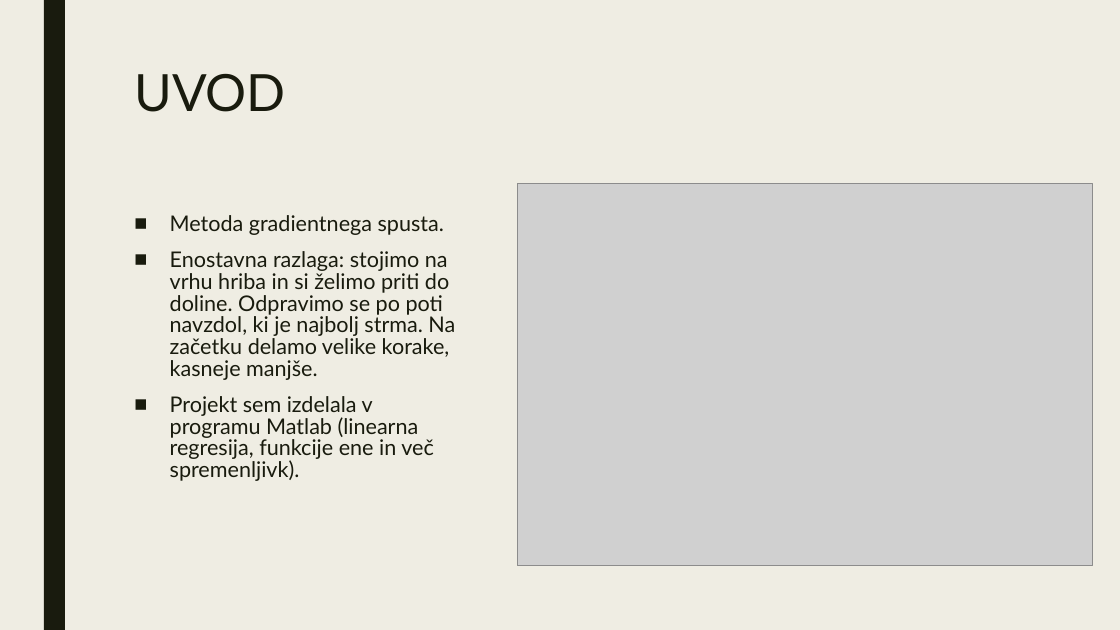
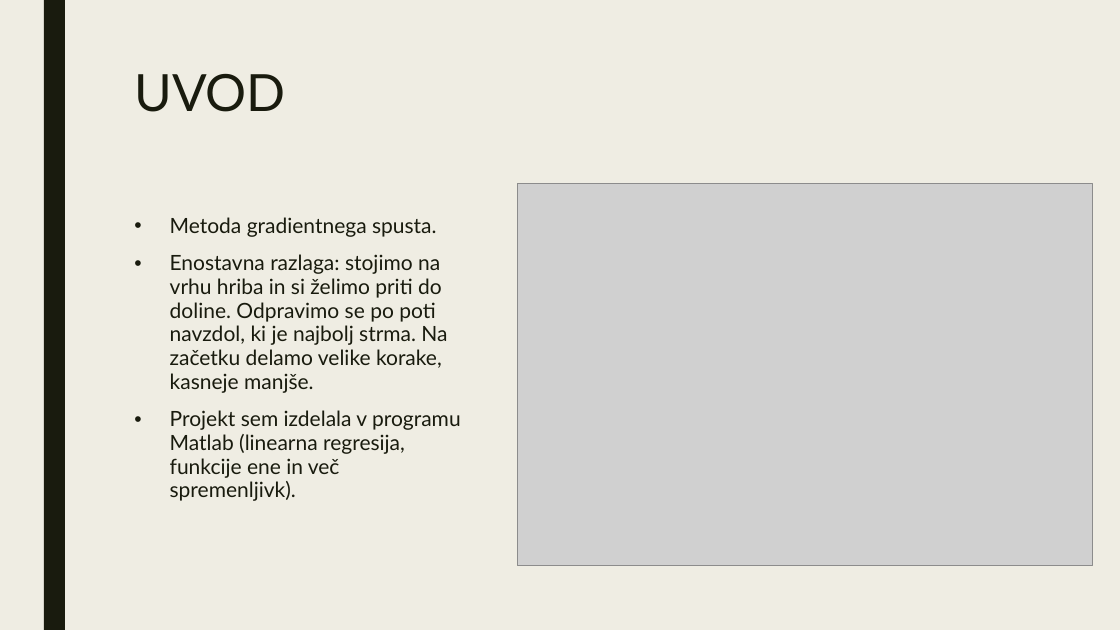
Before and after one commit to anjaplesec/Gradient-Descent, a slide deck: slide 2 of predstavitev.pptx. Drawn at 1120x630 pixels with LibreOffice and Linux fonts; fonts in the diff are those of the drawing; grey boxes stand for pictures. Boxes give left, top, right and bottom in pixels: in the first picture for what was removed or moved away, otherwise in the second. Text is boxed around its words. In the diff, an @@ line names an element or a change of style, - is before the commit and + after.

```diff
--- a/predstavitev.pptx
+++ b/predstavitev.pptx
@@ text "Metoda gradientnega spusta." at (170,217,461,501): size 18.5 to 18 pt; bullet ■ to •; line spacing 0.84 to 0.94 @@
```
Also in this commit, not shown: 1 other slide changed, 3 other files.
